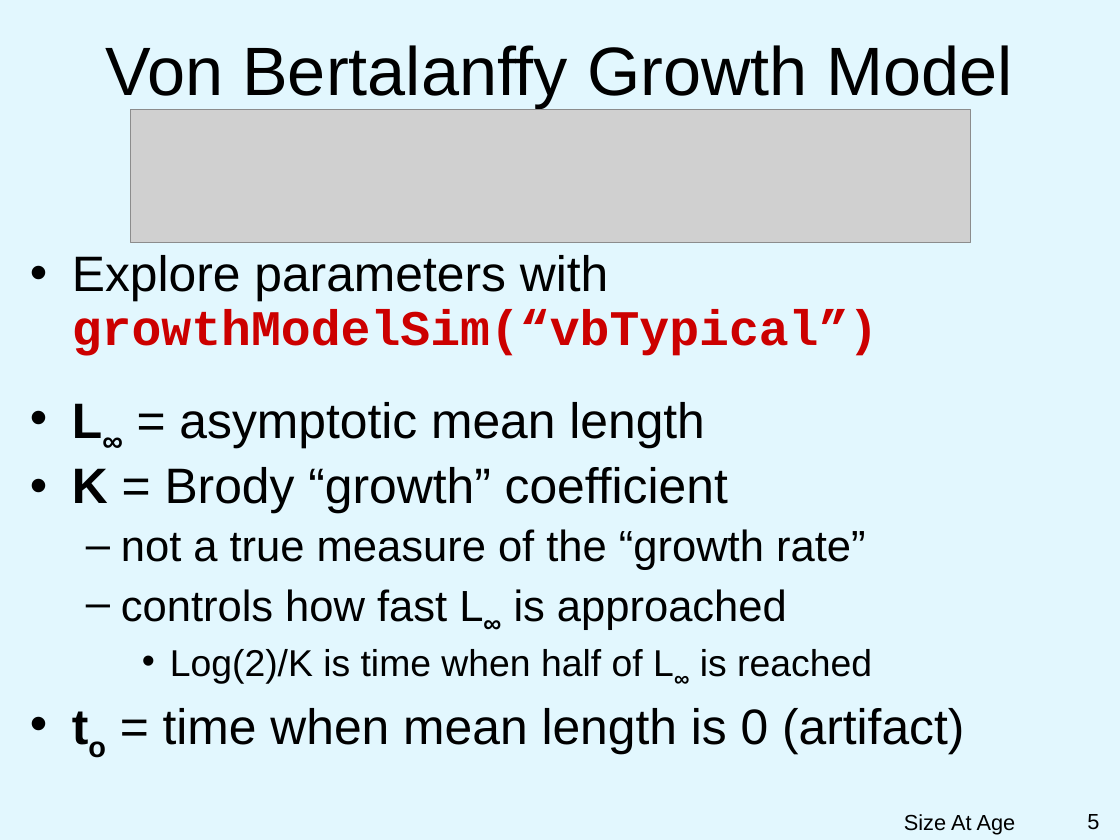
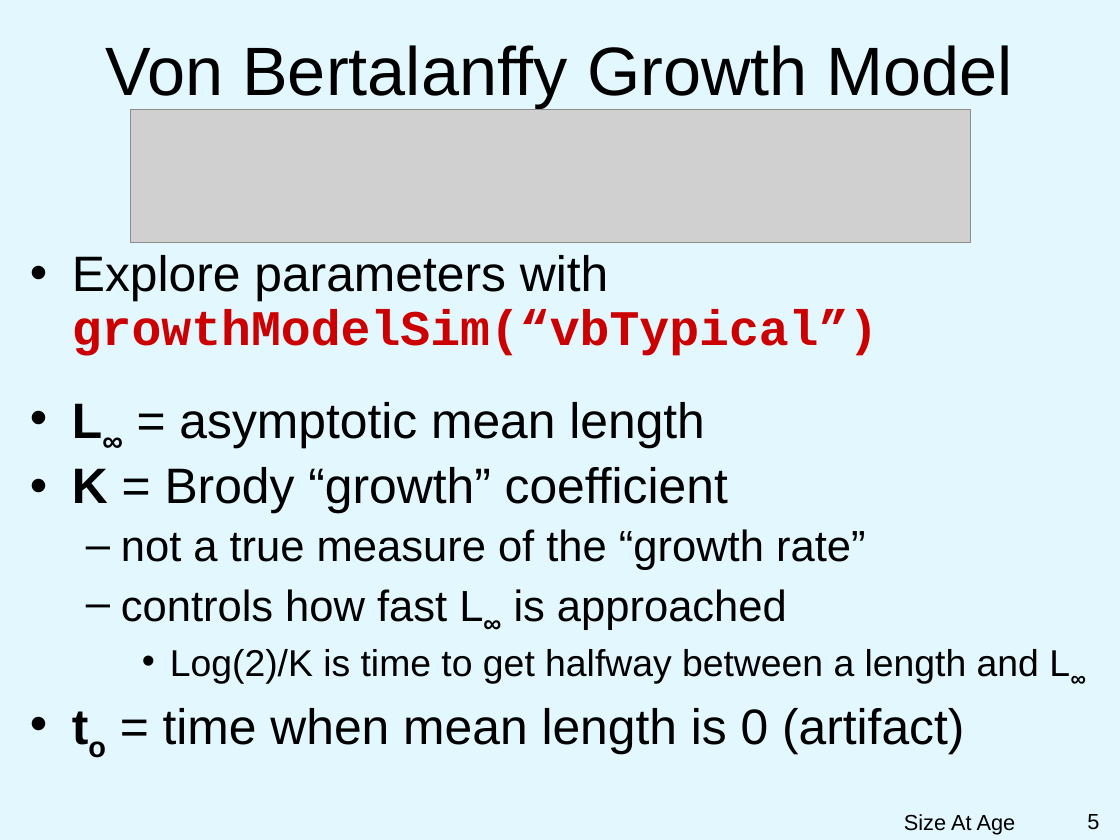
Before and after one commit to droglenc/NCNRS349, a slide deck: slide 5 of modules/Growth/PPT.pptx. Drawn at 1120x840 pixels with LibreOffice and Linux fonts; fonts in the diff are those of the drawing; grey boxes stand for pictures; background and template pictures are left out. Boxes give left, top, right and bottom in pixels: in the first picture for what was removed or moved away, otherwise in the second. Text is boxed around its words. In the diff, an @@ line names an element or a change of style, - is before the commit and + after.

```diff
--- a/modules/Growth/PPT.pptx
+++ b/modules/Growth/PPT.pptx
@@ text at box(170, 649, 1070, 684): text changed @@
-    • Log(2)/K is time when half of L∞ is reached
+    • Log(2)/K is time to get halfway between a length and L∞
```
Also in this commit, not shown: 1 other file.
